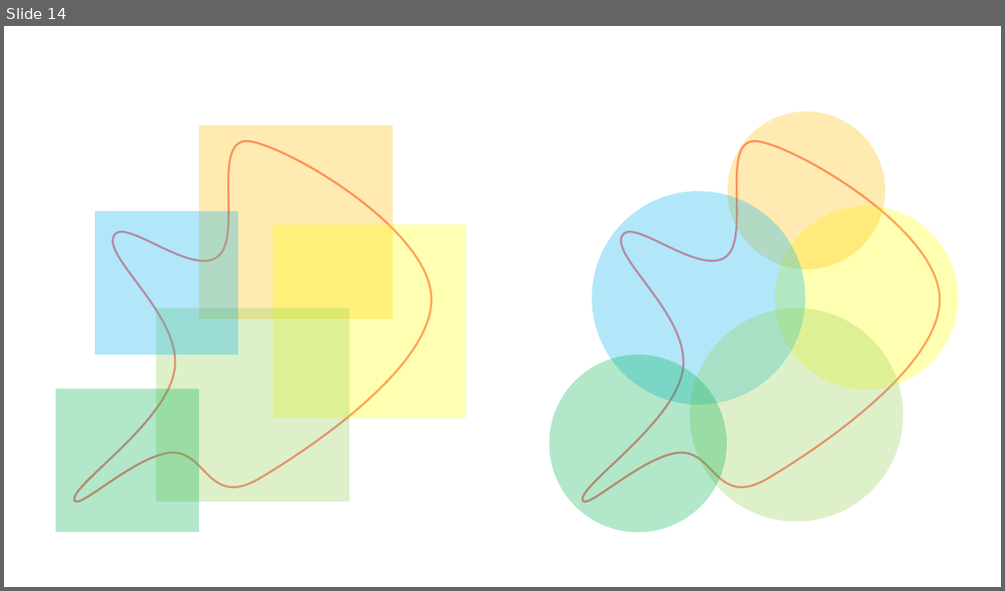
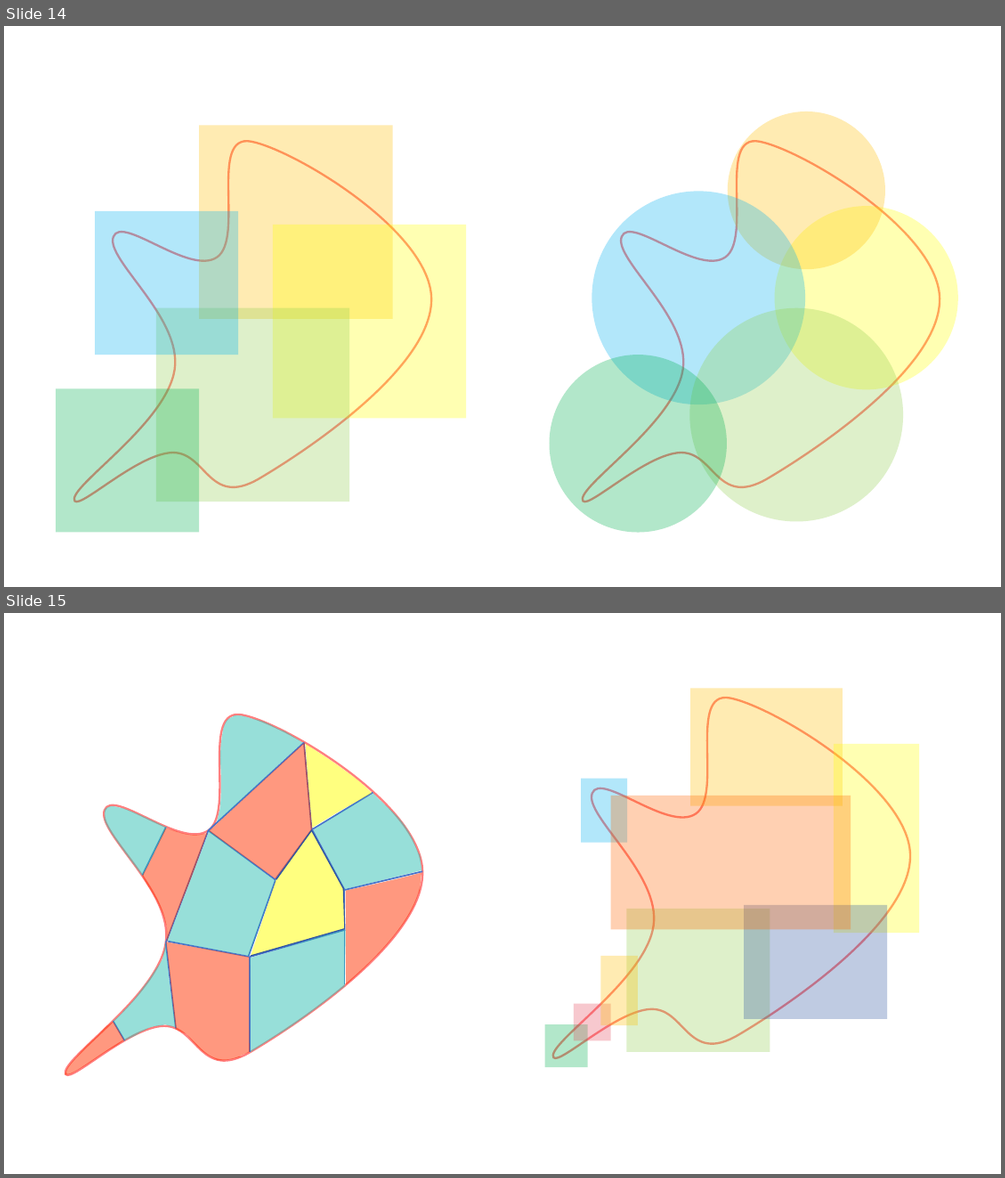
Before and after one commit to hanrui2003/pinn-pytorch, a slide deck: MLDA/论文画图.pptx. Shown one above the other, each under a label of ours: slide 14 before the commit, slides 14 and 15 after it. The pictures are 1005x591 and 1005x1178 pixels, drawn with LibreOffice and Linux fonts; fonts in the diff are those of the drawing. Boxes give left, top, right and bottom in pixels: in the first picture for what was removed or moved away, otherwise in the second. Text is boxed around its words. In the diff, an @@ line names an element or a change of style, - is before the commit and + after.

```diff
--- a/MLDA/论文画图.pptx
+++ b/MLDA/论文画图.pptx
@@ slide 15 added at [4,613,1001,1174], background #FFFFFF @@
@@ rectangle added at [690,688,842,806], fill #FFC000 at 30% opacity @@
@@ freeform shape added at [553,698,910,1058], outline #FF0000 2 pt @@
@@ rectangle added at [833,744,919,933], fill #FFFF00 at 30% opacity @@
@@ rectangle added at [582,779,628,843], fill #00B0F0 at 30% opacity @@
@@ rectangle added at [610,795,850,929], fill #FF6600 at 30% opacity @@
@@ group added at [65,714,423,1075]: 16 lines, 14 freeform shapes @@
@@ rectangle added at [744,905,888,1018], fill #2E54A1 at 30% opacity @@
@@ rectangle added at [627,908,770,1052], fill #92D050 at 30% opacity @@
@@ rectangle added at [600,956,638,1025], fill #FFC000 at 30% opacity @@
@@ rectangle added at [574,1004,611,1041], fill #E54C5E at 30% opacity @@
@@ rectangle added at [544,1024,587,1067], fill #00B050 at 30% opacity @@
```
Also in this commit, not shown: 4 other files.
